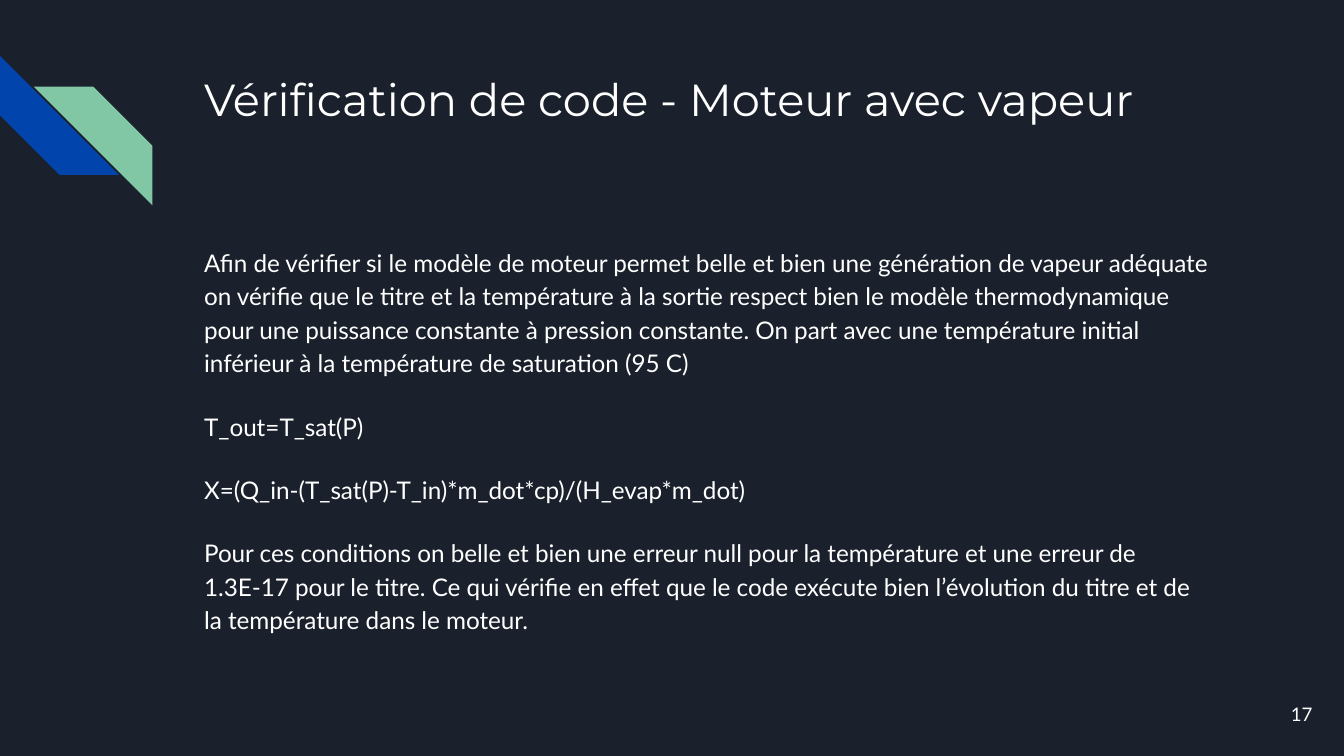
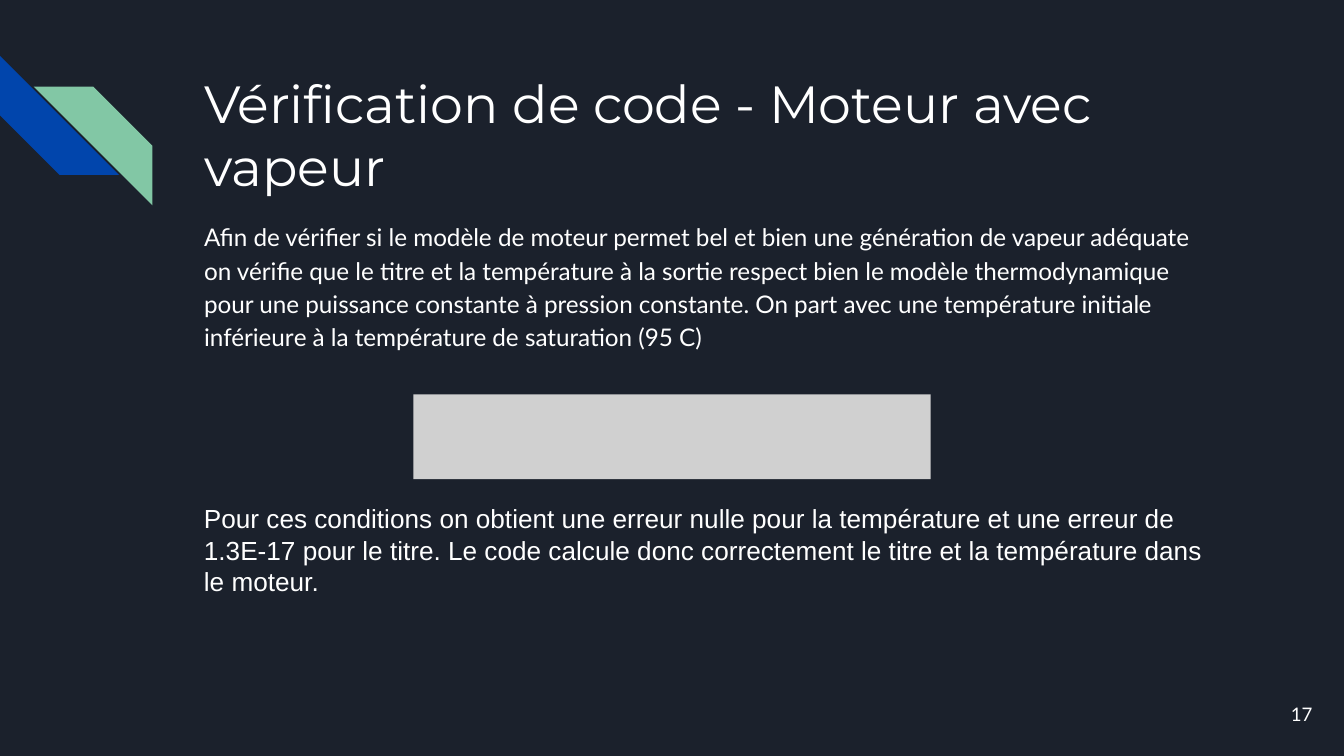
Before and after one commit to Luckabarbeau/Final_projet_mec8211, a slide deck: slide 17 of Presentation-projet-de-session.pptx. Drawn at 1344x756 pixels with LibreOffice and Linux fonts; fonts in the diff are those of the drawing; grey boxes stand for pictures. Boxes give left, top, right and bottom in pixels: in the first picture for what was removed or moved away, otherwise in the second. Text is boxed around its words. In the diff, an @@ line names an element or a change of style, - is before the commit and + after.

```diff
--- a/Presentation-projet-de-session.pptx
+++ b/Presentation-projet-de-session.pptx
@@ title "Vérification de code - Moteur ..." at (x1=204, y1=84, x2=1092, y2=196): size 24 to 28 pt @@
@@ text at (x1=204, y1=228, x2=1189, y2=350): text changed @@
-Afin de vérifier si le modèle de moteur permet belle et bien une génération de vapeur adéquate on vérifie que le titre et la température à la sortie respect bien le modèle thermodynamique pour une puissance constante à pression constante. On part avec une température initial inférieur à la température de saturation (95 C)
-T_out=T_sat(P)
-X=(Q_in-(T_sat(P)-T_in)*m_dot*cp)/(H_evap*m_dot)
-Pour ces conditions on belle et bien une erreur null pour la température et une erreur de 1.3E-17 pour le titre. Ce qui vérifie en effet que le code exécute bien l’évolution du titre et de la température dans le moteur.
+Afin de vérifier si le modèle de moteur permet bel et bien une génération de vapeur adéquate on vérifie que le titre et la température à la sortie respect bien le modèle thermodynamique pour une puissance constante à pression constante. On part avec une température initiale inférieure à la température de saturation (95 C)
@@ picture added at (x1=413, y1=395, x2=930, y2=480) @@
@@ text added at (x1=204, y1=508, x2=1202, y2=592), 14 pt, text #FFFFFF @@
+Pour ces conditions on obtient une erreur nulle pour la température et une erreur de 1.3E-17 pour le titre. Le code calcule donc correctement le titre et la température dans le moteur.
```
Also in this commit, not shown: 13 other slides changed.
